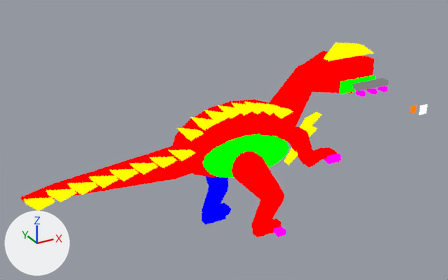
What one commit did to the Blender file assets-source/blender/motion/yutyrannus-walk.blend.
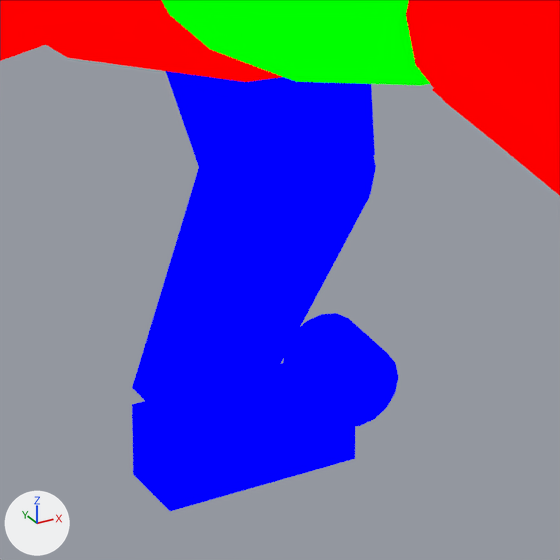
Old and new are each drawn whole from a camera (50 mm lens) standing at (-4.4, -103.6, 72.9) and looking at (47.6, -8.9, 25.6) and again close up on the part from 42% to 56% of the width and 60% to 82% of the height. The axes (+X, +Y, +Z) are drawn at lower left. The lights are the same throughout. The first two pictures are the older version. Both versions are drawn at full value of the shape key 'walk_04' of 'DinoTycoon_Motion_yutyrannus_walk_far_tip'; the numbers are the values there.

The older version as bpy lines, for what is in view:
```python
me_dinotycoon_motion_yutyrannus_walk_sample_far_tip = bpy.data.meshes.new('DinoTycoon_Motion_yutyrannus_walk_sample_far_tip')
me_dinotycoon_motion_yutyrannus_walk_sample_far_tip.from_pydata(...)  # a 16-sided cylinder along y spanning x 53.79..55.99, y 3.0..5.0, z 0.9..3.1
me_dinotycoon_motion_yutyrannus_walk_sample_far_tip.materials.append(mat_dinotycoon_role_f)  # blue #0000ff
me_dinotycoon_motion_yutyrannus_walk_sample_near_0 = bpy.data.meshes.new('DinoTycoon_Motion_yutyrannus_walk_sample_near_0')
me_dinotycoon_motion_yutyrannus_walk_sample_near_0.from_pydata(...)  # 8 vertices, 6 faces; spans x 52.29..63.05, y -7.0..-5.0, z 6.97..18.65
me_dinotycoon_motion_yutyrannus_walk_sample_near_0.materials.append(mat_dinotycoon_role_b)  # red #ff0000
me_dinotycoon_motion_yutyrannus_walk_sample_tail = bpy.data.meshes.new('DinoTycoon_Motion_yutyrannus_walk_sample_tail')
me_dinotycoon_motion_yutyrannus_walk_sample_tail.from_pydata(...)  # 14 vertices, 9 faces; spans x 11.0..55.0, y -1.0..1.0, z 15.4..25.0
me_dinotycoon_motion_yutyrannus_walk_sample_tail.materials.append(mat_dinotycoon_role_b)  # red #ff0000
ob_dinotycoon_motion_yutyrannus_walk_far_tip = bpy.data.objects.new('DinoTycoon_Motion_yutyrannus_walk_far_tip', me_dinotycoon_motion_yutyrannus_walk_sample_far_tip)
ob_dinotycoon_motion_yutyrannus_walk_far_tip.location = (0.0, 0.0, 0.0)
ob_dinotycoon_motion_yutyrannus_walk_near_0 = bpy.data.objects.new('DinoTycoon_Motion_yutyrannus_walk_near_0', me_dinotycoon_motion_yutyrannus_walk_sample_near_0)
ob_dinotycoon_motion_yutyrannus_walk_near_0.location = (0.0, 0.0, 0.0)
ob_dinotycoon_motion_yutyrannus_walk_tail = bpy.data.objects.new('DinoTycoon_Motion_yutyrannus_walk_tail', me_dinotycoon_motion_yutyrannus_walk_sample_tail)
ob_dinotycoon_motion_yutyrannus_walk_tail.location = (0.0, 0.0, 0.0)
# also in view: 'DinoTycoon_Motion_yutyrannus_walk_far_1' at (52.4, 4.0, 5.2); 'DinoTycoon_Motion_yutyrannus_walk_belly' at (57.0, -2.0, 17.4); 'DinoTycoon_Motion_yutyrannus_walk_trunk' at (55.0, 0.0, 21.0); 'DinoTycoon_Motion_yutyrannus_walk_far_joint_1' at (53.4, 4.0, 8.1); 'DinoTycoon_Motion_yutyrannus_walk_near_joint_0' at (55.0, -6.0, 16.6)
```
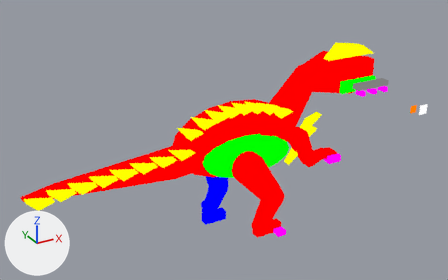
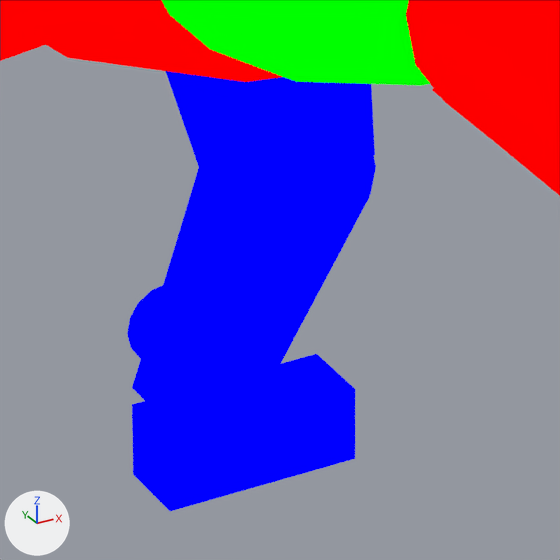
Location of each change, (x1, y1, x2, y2) in pixels of the close-ups (560 x 560 px):
'DinoTycoon_Motion_yutyrannus_walk_far_tip', moved
    before: (283, 313, 398, 427)
    after: (127, 285, 244, 398)

Patch to the scene script:
```diff
--- a/assets-source/blender/motion/yutyrannus-walk.blend.py
+++ b/assets-source/blender/motion/yutyrannus-walk.blend.py
@@ me_dinotycoon_motion_yutyrannus_walk_sample_far_tip @@
 # used by ob_dinotycoon_motion_yutyrannus_walk_far_tip; location = (0.0, 0.0, 0.0)
-me_dinotycoon_motion_yutyrannus_walk_sample_far_tip.from_pydata(...)  # 32 vertices, 18 faces; spans x 53.79..55.99, y 3.0..5.0, z 0.9..3.1
+me_dinotycoon_motion_yutyrannus_walk_sample_far_tip.from_pydata(...)  # 32 vertices, 18 faces; spans x 49.46..51.65, y 3.0..5.0, z 2.95..5.14
+# me_dinotycoon_motion_yutyrannus_walk_sample_far_tip part 1: the whole mesh is moved by (-4.33, 0.0, 2.04)
 me_dinotycoon_motion_yutyrannus_walk_sample_far_tip.materials.append(mat_dinotycoon_role_f)
```
